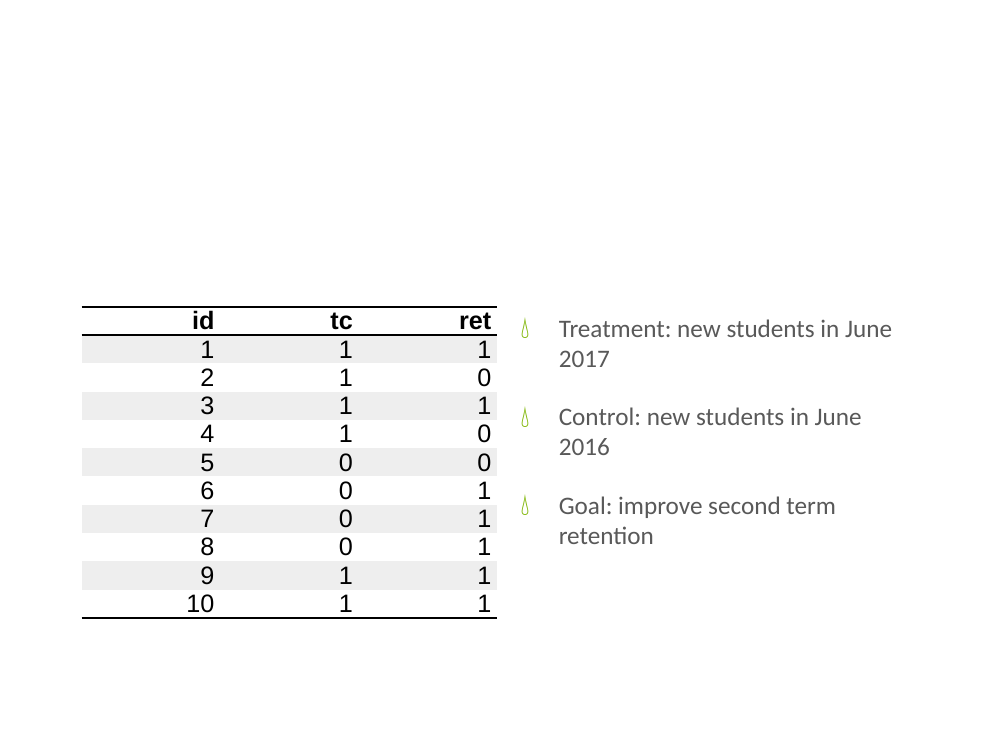
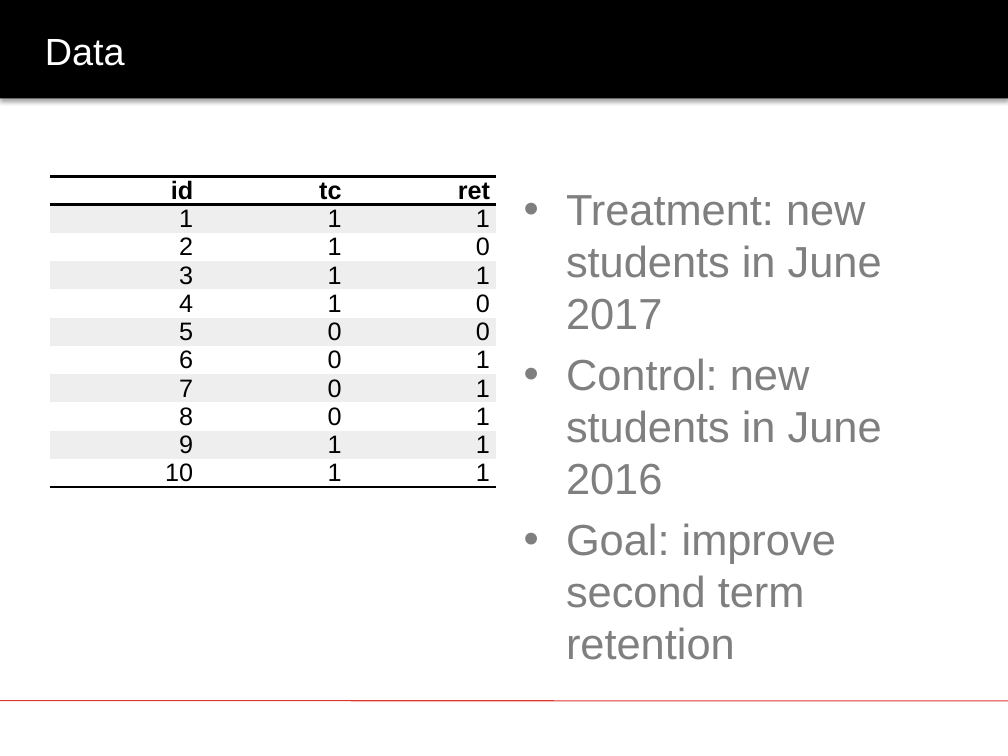
Before and after one commit to anhualin/MyLearning, a slide deck: slide 10 of FDA2018/FDA_Presentation.pptx (slide 7 before the commit). Drawn at 1008x756 pixels with LibreOffice and Linux fonts; fonts in the diff are those of the drawing; background and template pictures are left out. Boxes give left, top, right and bottom in pixels: in the first picture for what was removed or moved away, otherwise in the second. Text is boxed around its words. In the diff, an @@ line names an element or a change of style, - is before the commit and + after.

```diff
--- a/FDA2018/FDA_Presentation.pptx
+++ b/FDA2018/FDA_Presentation.pptx
@@ rectangle added at bbox=[0, 0, 1008, 99], fill #000000 @@
@@ title "Data" at bbox=[45, 39, 125, 66]: size 46 to 27 pt, font Calibri to Arial; alignment centre to left @@
@@ table: place and size @@
-table at bbox=[82, 307, 496, 666]
+table at bbox=[50, 176, 495, 675]
@@ text "Treatment: new students in June ...": place and size @@
-text "Treatment: new students in June ..." at bbox=[559, 319, 892, 544]
+text "Treatment: new students in June ..." at bbox=[566, 195, 882, 660]
@@ text "Treatment: new students in June ..." at bbox=[566, 195, 882, 660]: size 18 to 31 pt, font Calibri to Arial, text colour #595959 to #7F7F7F; bullet 💧 to •; less space between paragraphs @@
@@ line added from (0, 701) to (1008, 701), #DE3730 0.75 pt @@
```
Also in this commit, not shown: 19 other slides changed, 12 slides added, 1 slide removed, 4 other files.
